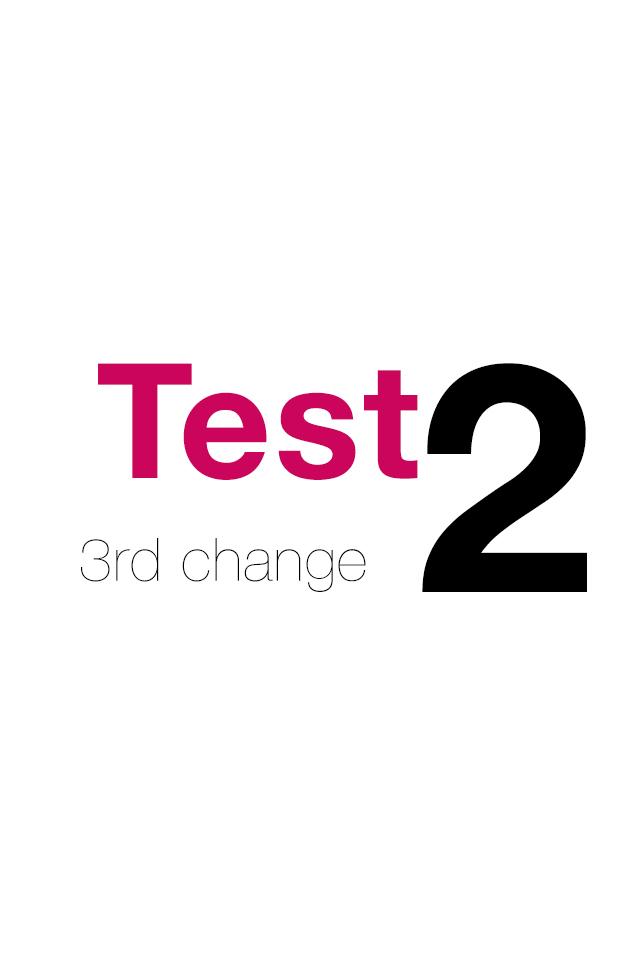
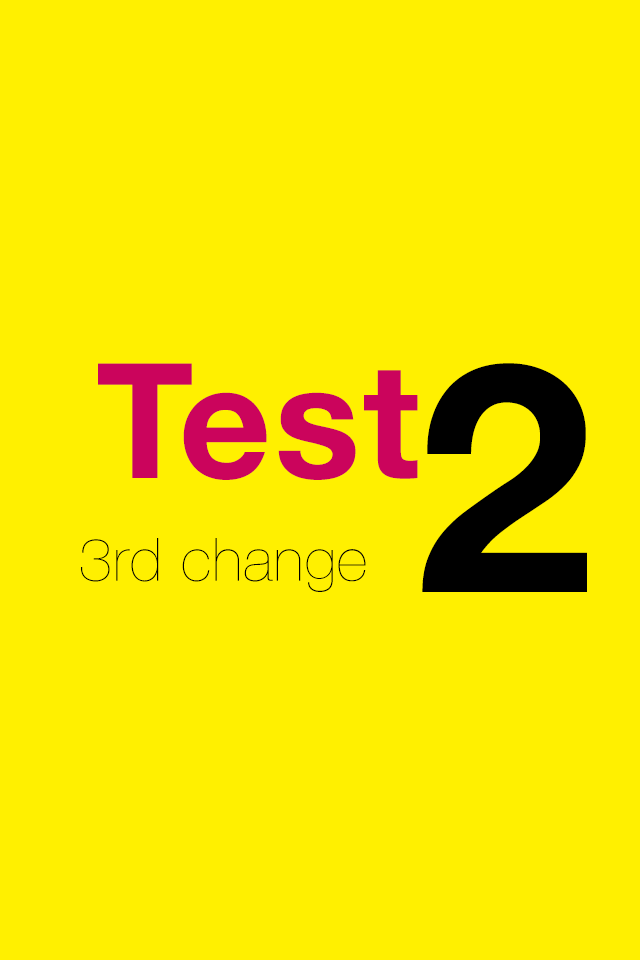
Layers edited between the first and the second 640px x 960px image:
painted on "Hintergrund" over (x1=0, y1=0, x2=640, y2=960)
